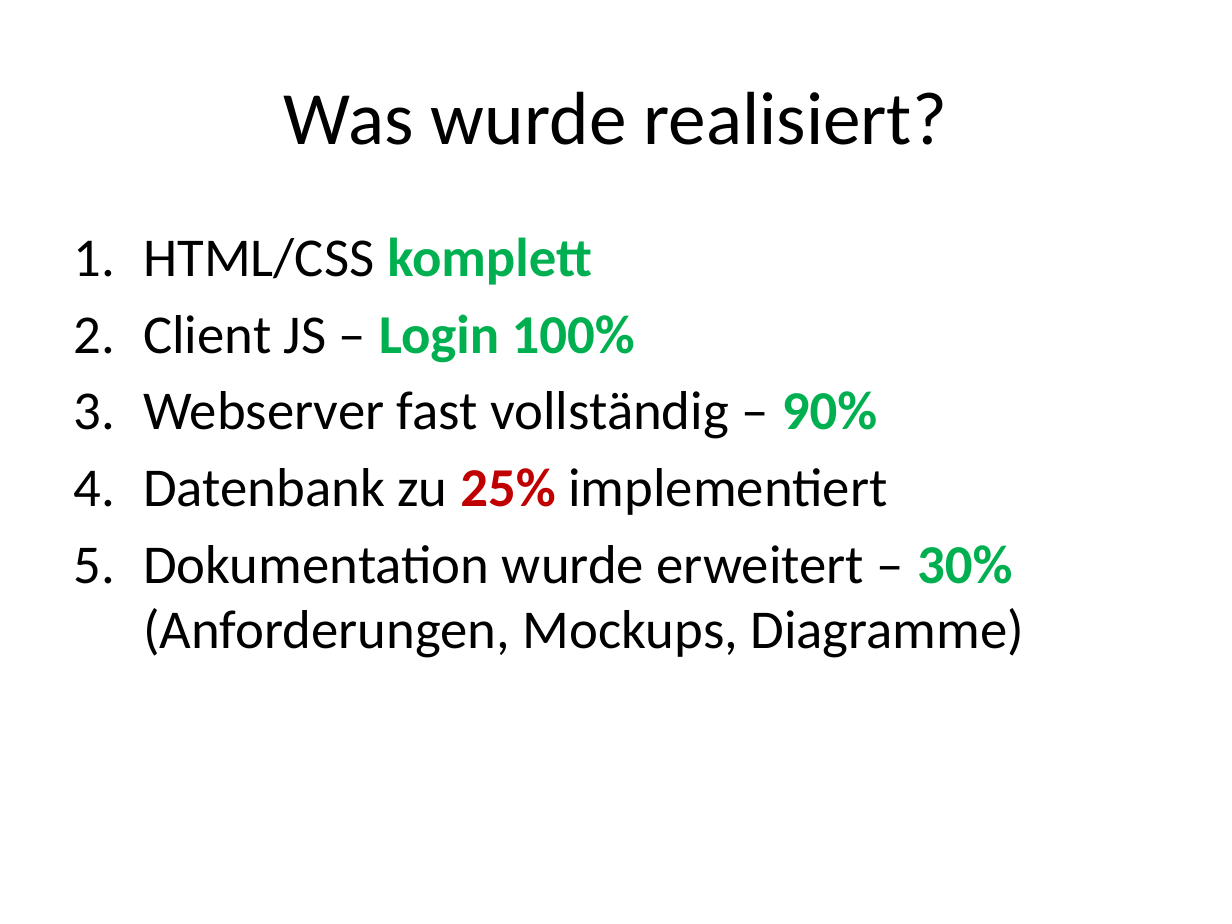
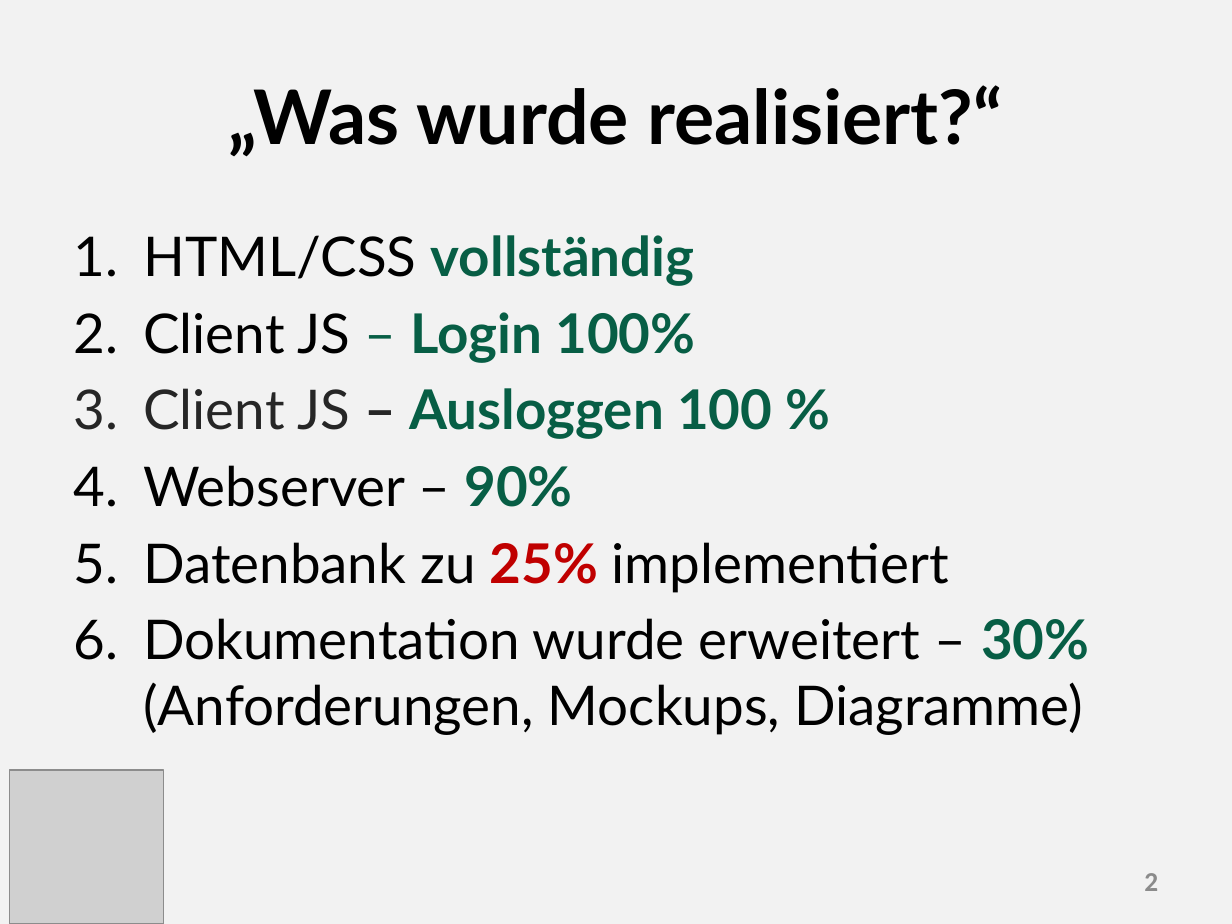
Before and after one commit to valeriapag/E-Mood-Tracker, a slide deck: slide 2 of Doku/Präsentation.pptx. Drawn at 1232x924 pixels with LibreOffice and Linux fonts; fonts in the diff are those of the drawing; grey boxes stand for pictures. Boxes give left, top, right and bottom in pixels: in the first picture for what was removed or moved away, otherwise in the second. Text is boxed around its words. In the diff, an @@ line names an element or a change of style, - is before the commit and + after.

Commit message:
Präsentation v2 + diagrammansicht html und JS (mit Testdaten)

```diff
--- a/Doku/Präsentation.pptx
+++ b/Doku/Präsentation.pptx
@@ background #FFFFFF to #BFBFBF at 19% opacity @@
@@ title at box(228, 85, 1002, 157): text changed; font Calibri to Lato; bold on @@
-Was wurde realisiert?
+„Was wurde realisiert?“
@@ text at box(143, 235, 695, 286): text changed; font Calibri to Lato; text colour #000000 to #075E45; bold on @@
-1. HTML/CSS komplett
+1. HTML/CSS vollständig
@@ text at box(143, 312, 1089, 735): font Calibri to Lato in "Client JS – Login 100%", "Datenbank zu 25% implementiert", "Dokumentation wurde erweitert – 30% (Anforderungen, Mockups, ..."; text colour #000000 to #075E45 in "–"; text colour #00B050 to #075E45 in "Login 100%", "30%" @@
@@ text at box(143, 388, 772, 507): text changed; font Calibri to Lato; text colour #000000 to #075E45 @@
-3. Webserver fast vollständig – 90%
+3. Client JS – Ausloggen 100 %
+4. Webserver – 90%
@@ picture added at box(10, 770, 164, 924) @@
@@ page number added at box(1144, 873, 1158, 891), 16 pt, text #8C8C8C, bold @@
+2
```
Also in this commit, not shown: 4 other slides changed, 3 slides added, 2 other files.
